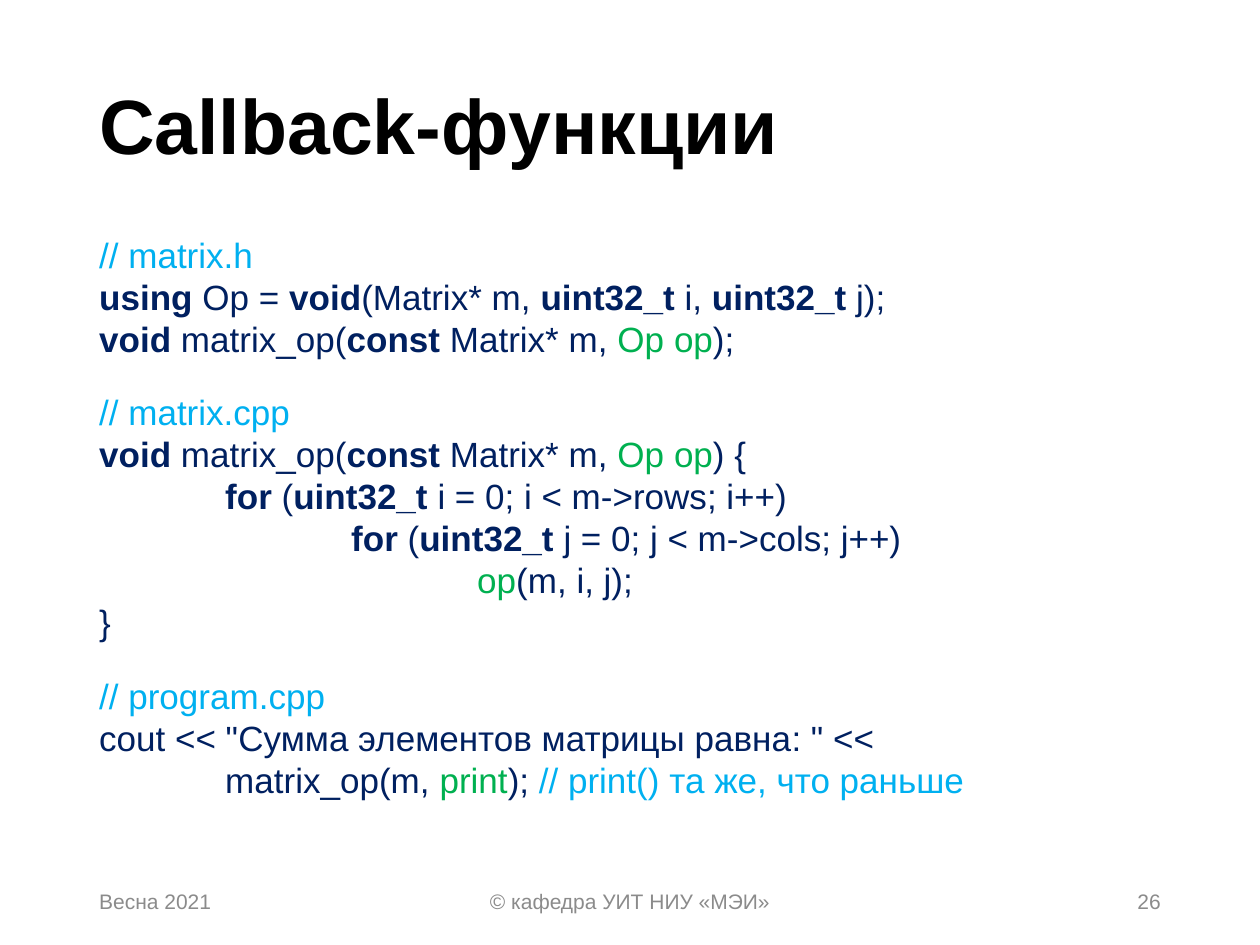
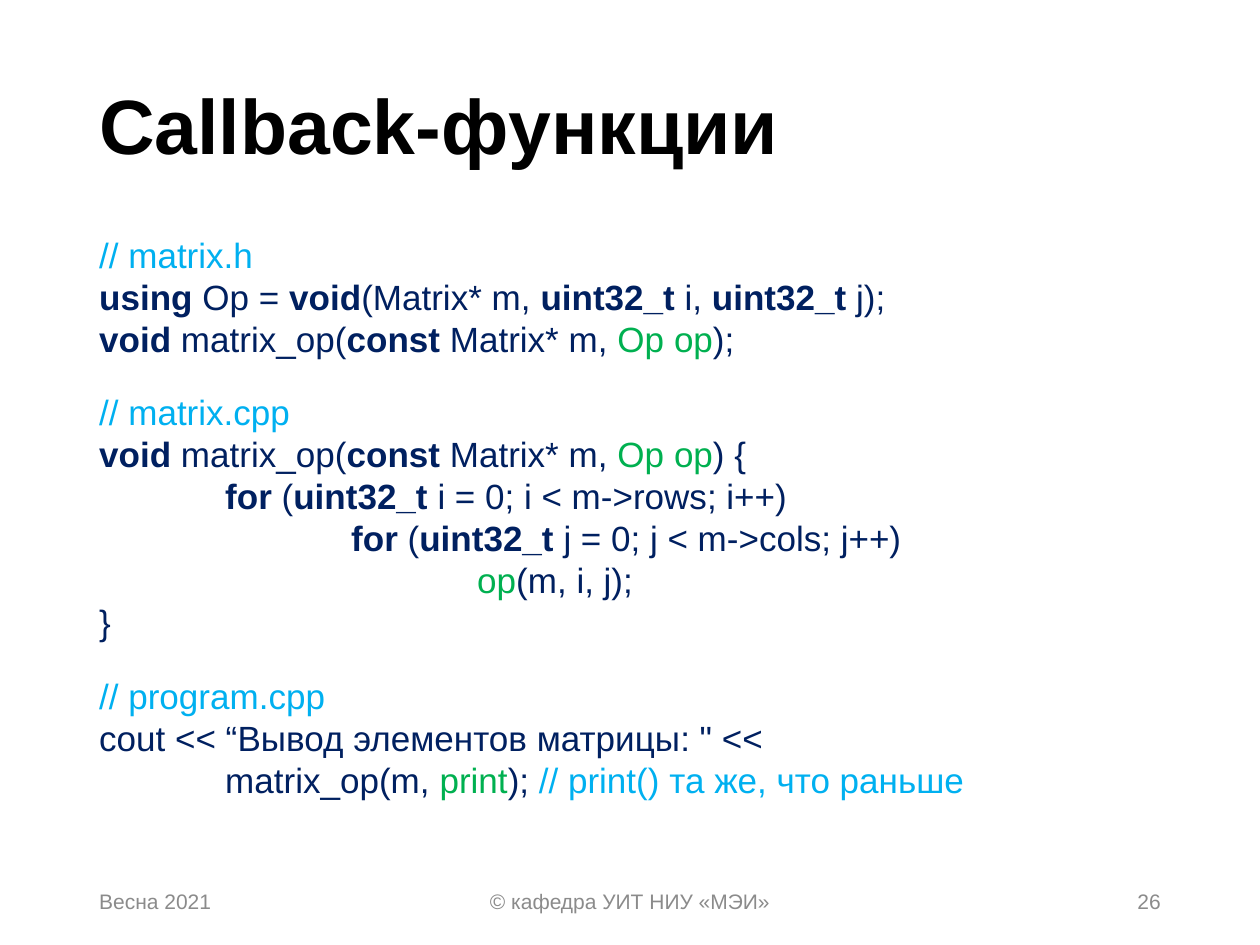
Before and after one commit to uii-mpei/cs-libs-lecture, a slide deck: slide 26 of lecture07_library.pptx. Drawn at 1260x945 pixels with LibreOffice and Linux fonts; fonts in the diff are those of the drawing. Boxes give left, top, right and bottom in pixels: in the first picture for what was removed or moved away, otherwise in the second. Text is boxed around its words. In the diff, an @@ line names an element or a change of style, - is before the commit and + after.

```diff
--- a/lecture07_library.pptx
+++ b/lecture07_library.pptx
@@ text at [99, 690, 964, 800]: text changed @@
-// program.cpp
-cout << "Сумма элементов матрицы равна: " <<
-matrix_op(m, print); // print() та же, что раньше
+// program.cpp
+cout << “Вывод элементов матрицы: " <<
+matrix_op(m, print); // print() та же, что раньше
```
Also in this commit, not shown: 3 other slides changed.
